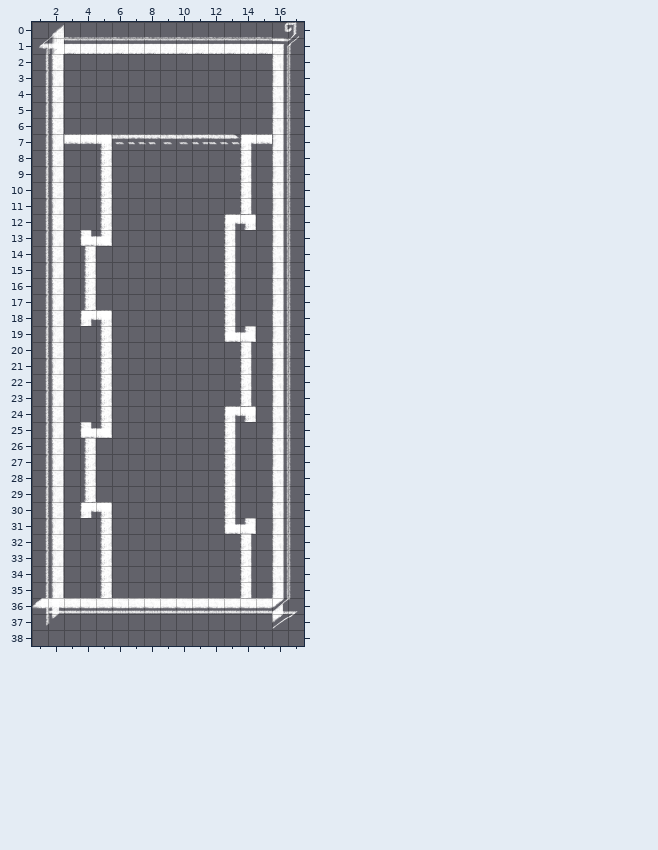
A Tiled map gets an edit: Trauma/TraumaContent/Maps/Anger/2.tmx. The picture above is the old version.
Cells are 50x50 px. Shown: x 1..17, y 0..38. The old version is drawn lined up with the new one.
New version:
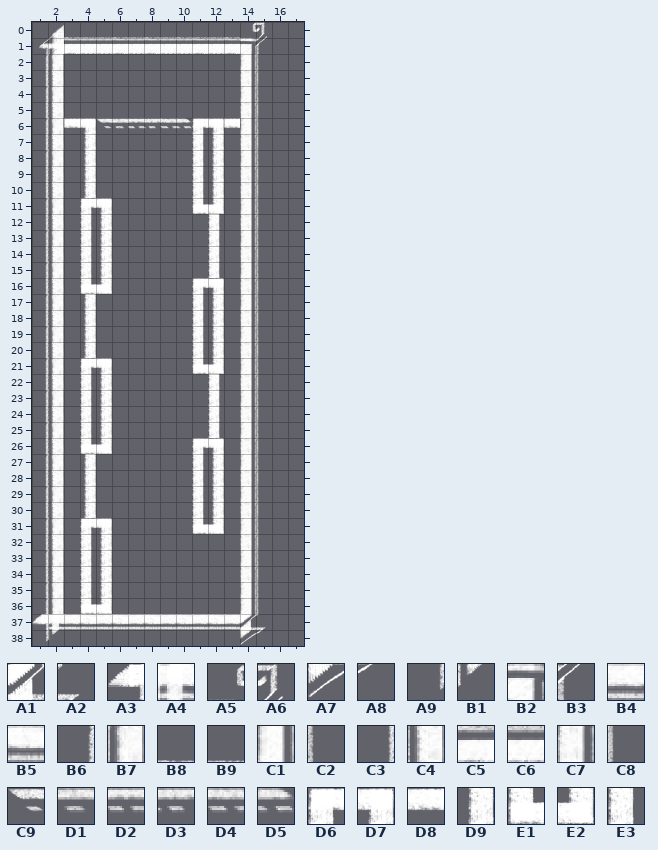
Key: from "tiles3": A1 16 "Solid", A2 17, A3 18, A4 19 "Solid", A5 22, A6 23, A7 24, A8 25, A9 26, B1 27, B2 30 "Solid", B3 31, B4 32 "Solid", B5 33 "Solid", B6 34, B7 35 "Solid", B8 36, B9 37, C1 38 "Solid", C2 39, C3 42, C4 43 "Solid", C5 44 "Solid", C6 45 "Solid", C7 46 "Solid", C8 47, C9 48 "TopSolid", D1 49 "TopSolid", D2 50 "TopSolid", D3 51 "TopSolid", D4 52 "TopSolid", D5 53 "TopSolid", D6 66 "Solid", D7 67 "Solid", D8 68 "Solid", D9 69 "Solid", E1 74 "Solid", E2 75 "Solid", E3 77 "Solid".
__ is an empty cell.
Tiles replaced or removed in this view: A1, A2, A3, A4, A5, A6, A7, A8, A9, B1, B2, B3, B4, B5, B6, B7, B8, B9, C1, C2, C3, C4, C5, C6, C7, C8, D1, D2, D3, D4, D5, D6, D7, D8, D9, E1, E2, E3.
See-through tiles are keyed as they look on the map.
Changes in this commit:
Changed rows in their new state; .. is an unchanged cell.
map size 19x40 -> 17x40 cells (old content now starts at 0,-1; both pictures use the new coordinates)
Layer "Tiles":
first column x 1:
 0 .. .. .. .. .. .. .. .. .. .. .. B9 B8 A5 A6 __ __
 1 .. .. .. .. .. .. .. .. .. C6 .. .. .. B2 B3 __ __
 2 B6 B7 .. .. .. .. .. .. .. .. .. .. .. C1 C2 __ __
 3 C3 C4 .. .. .. .. .. .. .. .. .. .. .. C7 C8 __ __
 4 B6 B7 .. .. .. .. .. .. .. .. .. .. .. C1 C2 __ __
 5 C3 C4 .. .. .. .. .. .. .. .. .. .. .. C7 C8 __ __
 6 B6 B7 D8 D7 C9 D1 D2 D3 D4 D5 D6 D7 D8 C1 C2 __ __
 7 C3 C4 __ D9 __ __ __ __ __ __ E3 D9 __ C7 C8 __ __
 8 B6 B7 .. D9 __ .. .. .. .. .. E3 D9 .. C1 C2 __ __
 9 C3 C4 .. D9 __ .. .. .. .. .. E3 D9 .. C7 C8 __ __
10 .. .. .. D9 __ .. .. .. .. .. E3 D9 .. C7 C8 __ __
11 .. .. .. D6 D7 .. .. .. .. .. E1 E2 .. C1 C2 __ __
12 .. .. .. E3 .. .. .. .. .. .. .. E3 __ C7 C8 __ __
13 .. .. .. E3 D9 .. .. .. .. .. .. E3 __ C1 C2 __ __
14 .. .. .. E3 D9 .. .. .. .. .. .. E3 __ C7 C8 __ __
15 .. .. .. E3 D9 .. .. .. .. .. .. E3 __ C1 C2 __ __
16 .. .. .. E1 E2 .. .. .. .. .. D6 D7 __ C7 C8 __ __
17 .. .. .. .. .. .. .. .. .. .. E3 D9 __ C1 C2 __ __
18 .. .. .. D9 __ .. .. .. .. .. E3 D9 __ C7 C8 __ __
19 .. .. .. D9 __ .. .. .. .. .. E3 D9 __ C1 C2 __ __
20 .. .. .. D9 __ .. .. .. .. .. E3 D9 .. C7 C8 __ __
21 .. .. .. D6 D7 .. .. .. .. .. E1 E2 .. C1 C2 __ __
22 .. .. .. E3 .. .. .. .. .. .. .. E3 .. C7 C8 __ __
23 .. .. .. E3 .. .. .. .. .. .. .. E3 .. C1 C2 __ __
24 .. .. .. E3 .. .. .. .. .. .. .. E3 __ C7 C8 __ __
25 .. .. .. E3 D9 .. .. .. .. .. .. E3 __ C1 C2 __ __
26 .. .. .. E1 E2 .. .. .. .. .. D6 D7 __ C7 C8 __ __
27 .. .. .. .. .. .. .. .. .. .. E3 D9 __ C1 C2 __ __
28 .. .. .. .. .. .. .. .. .. .. E3 D9 __ C7 C8 __ __
29 .. .. .. .. .. .. .. .. .. .. E3 D9 __ C1 C2 __ __
30 .. .. .. D9 __ .. .. .. .. .. E3 D9 __ C7 C8 __ __
31 .. .. .. D6 D7 .. .. .. .. .. E1 E2 __ C1 C2 __ __
32 .. .. .. E3 .. .. .. .. .. .. .. .. .. C7 C8 __ __
33 .. .. .. E3 .. .. .. .. .. .. .. .. .. C1 C2 __ __
34 .. .. .. E3 .. .. .. .. .. .. .. .. .. C7 C8 __ __
35 .. .. .. E3 .. .. .. .. .. .. .. .. .. C1 C2 __ __
36 B6 B7 __ E1 E2 __ __ __ __ __ __ __ __ C1 C2 __ __
37 A3 A4 B4 B5 B4 B5 B4 B5 B4 B5 B4 B5 B4 A1 A2 __ __
38 A9 B1 .. .. .. .. .. .. .. .. .. .. .. A7 A8 .. ..
